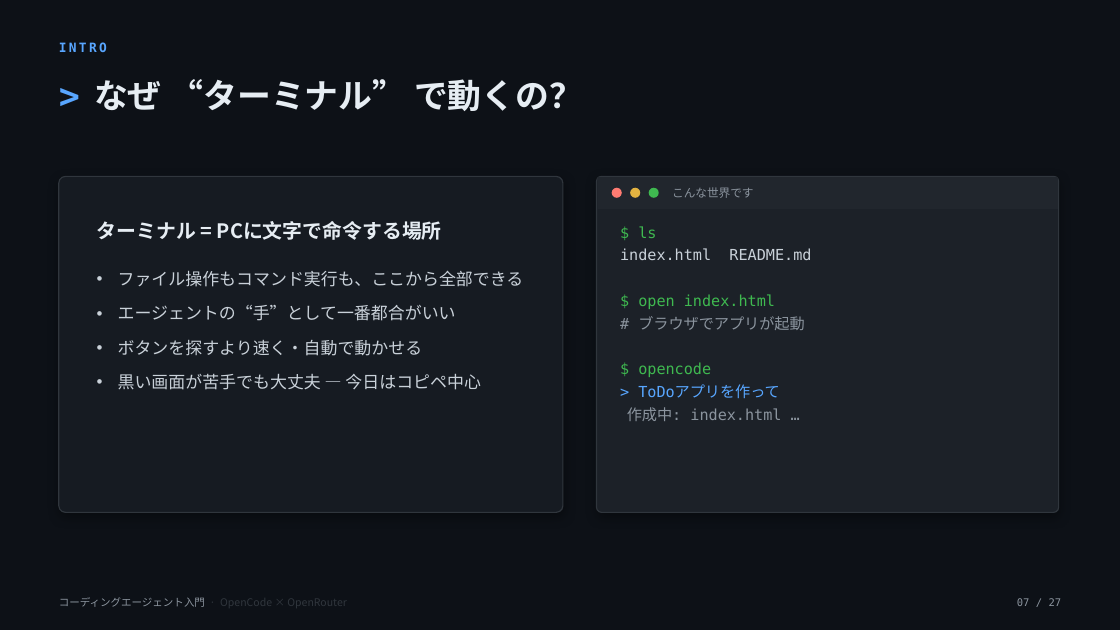
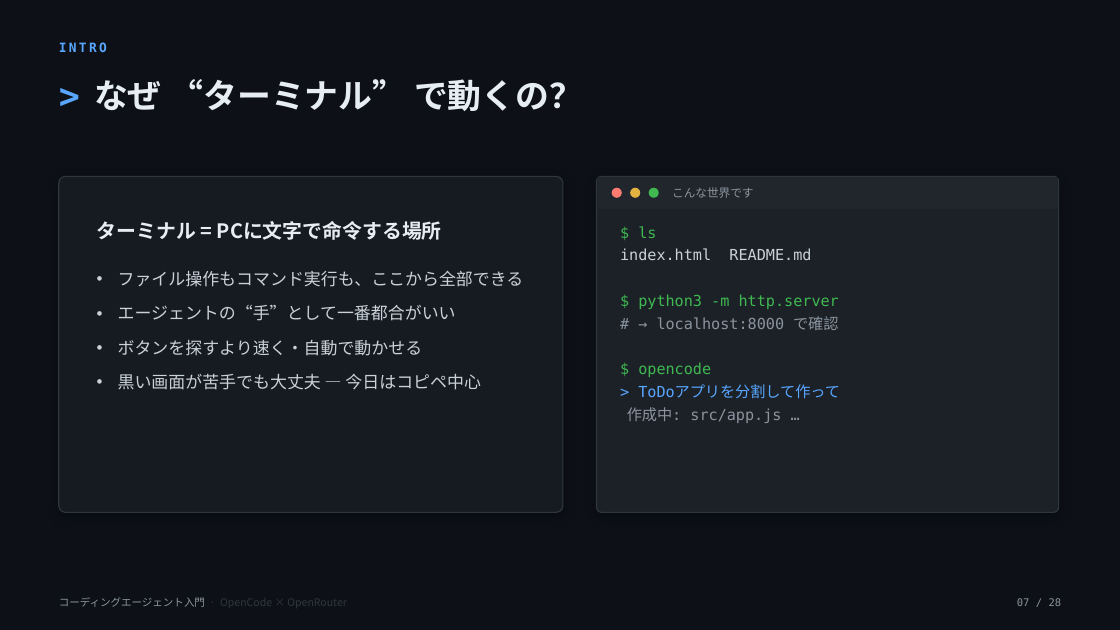
Before and after one commit to OJII3/localllm_agent_example, a slide deck: slide 7 of slides/seminar.pptx. Drawn at 1120x630 pixels with LibreOffice and Linux fonts; fonts in the diff are those of the drawing. Boxes give left, top, right and bottom in pixels: in the first picture for what was removed or moved away, otherwise in the second. Text is boxed around its words. In the diff, an @@ line names an element or a change of style, - is before the commit and + after.

```diff
--- a/slides/seminar.pptx
+++ b/slides/seminar.pptx
@@ text at [638,294,839,330]: text changed @@
-$ open index.html
-# ブラウザでアプリが起動
+$ python3 -m http.server
+# → localhost:8000 で確認
@@ text at [627,384,840,423]: text changed; text colour #8B949E to #58A6FF @@
-> ToDoアプリを作って
-作成中: index.html …
+> ToDoアプリを分割して作って
+作成中: src/app.js …
@@ text at [1017,598,1062,606]: text changed @@
-07 / 27
+07 / 28
```
Also in this commit, not shown: 23 other slides changed, 3 slides added, 2 slides removed, 2 other files.
